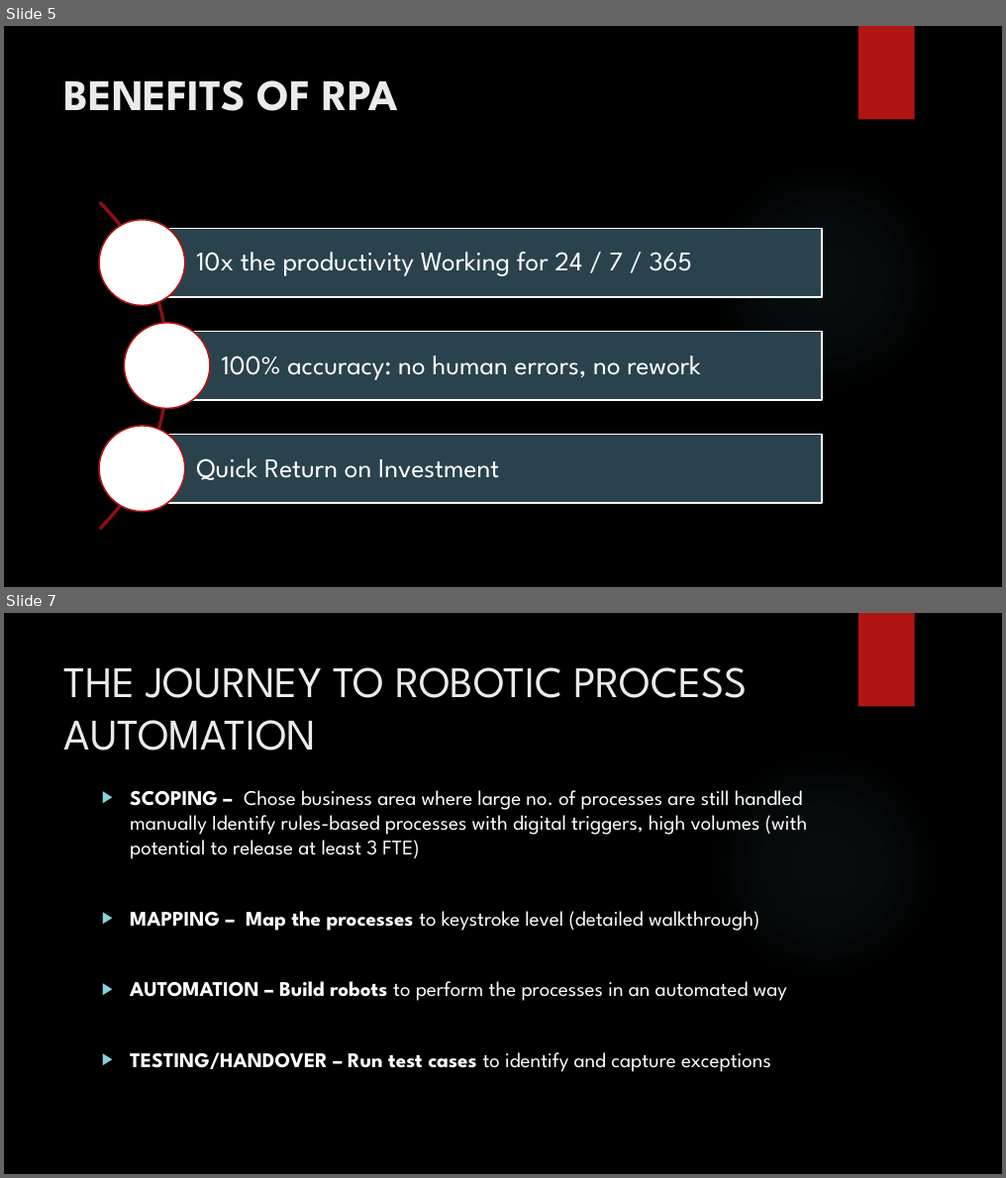
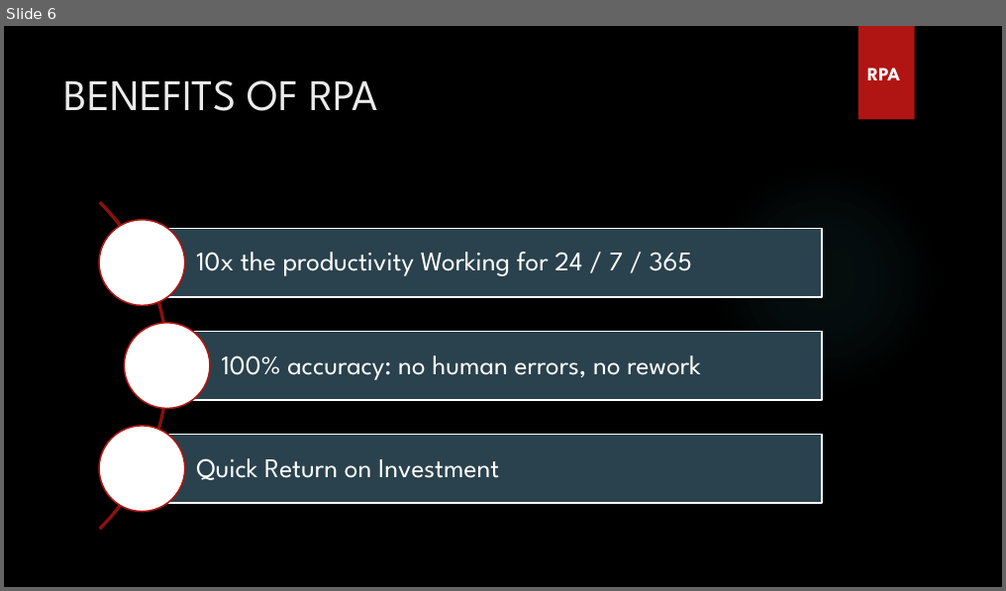
Before and after one commit to arunpandianm/RPA_Webinar, a slide deck: Robotic Process Automation.pptx. Shown one above the other, each under a label of ours: slides 5 and 7 before the commit, slide 6 after it; the slides between them are not shown. The pictures are 1006x1178 and 1006x591 pixels, drawn with LibreOffice and Linux fonts; fonts in the diff are those of the drawing; background and template pictures are left out. Boxes give left, top, right and bottom in pixels: in the first picture for what was removed or moved away, otherwise in the second. Text is boxed around its words. In the diff, an @@ line names an element or a change of style, - is before the commit and + after.

```diff
--- a/Robotic Process Automation.pptx
+++ b/Robotic Process Automation.pptx
@@ slide 7 removed at <box>4,613,1002,1174</box>, background picture (left out); not listed: 2 template elements that a slide beside it also shows @@
@@ title removed at <box>64,667,746,751</box> @@
-THE JOURNEY TO ROBOTIC PROCESS AUTOMATION
@@ text removed at <box>130,790,807,1072</box> @@
-▶ SCOPING – Chose business area where large no. of processes are still handled manually Identify rules-based processes with digital triggers, high volumes (with potential to release at least 3 FTE)
-▶ MAPPING – Map the processes to keystroke level (detailed walkthrough)
-▶ AUTOMATION – Build robots to perform the processes in an automated way
-▶ TESTING/HANDOVER – Run test cases to identify and capture exceptions
@@ what was slide 5 is now slide 6 @@
@@ slide 6 changed as well @@
@@ title "BENEFITS OF RPA" at <box>64,80,378,111</box>: bold off @@
@@ text added at <box>867,68,900,80</box>, 18 pt, text #FFFFFF, bold @@
+RPA
```
Also in this commit, not shown: 6 other slides changed, 6 slides added, 3 other slides removed.
